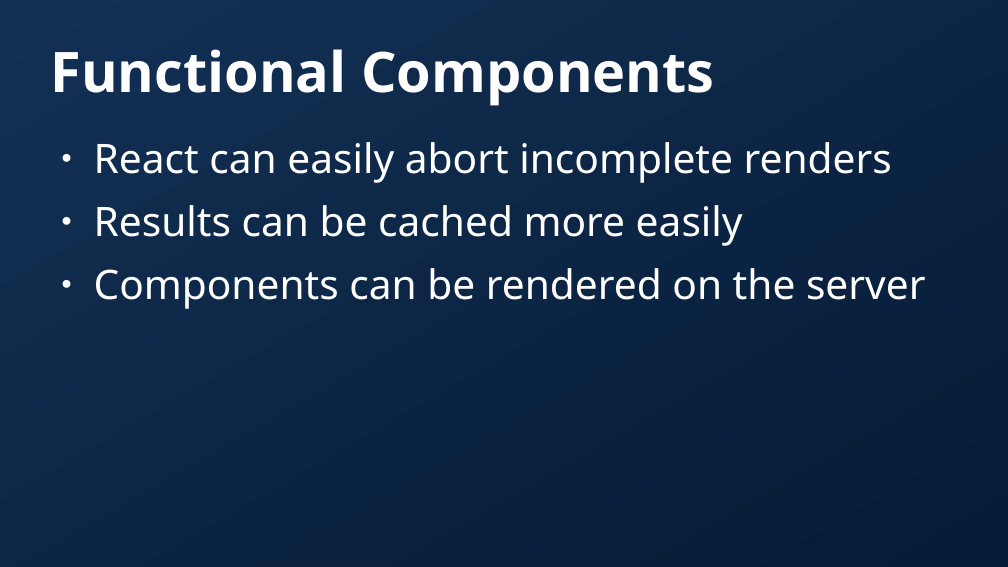
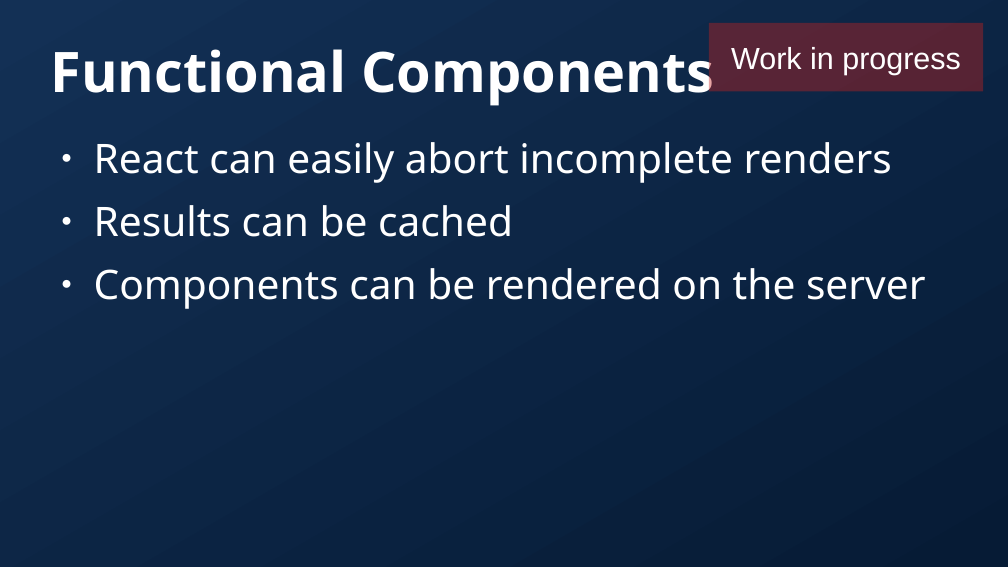
Before and after one commit to dytrws/dytrws, a slide deck: slide 42 of public/slides.odp (slide 41 before the commit). Drawn at 1008x567 pixels with LibreOffice and Linux fonts; fonts in the diff are those of the drawing; background and template pictures are left out. Boxes give left, top, right and bottom in pixels: in the first picture for what was removed or moved away, otherwise in the second. Text is boxed around its words. In the diff, an @@ line names an element or a change of style, - is before the commit and + after.

Commit message:
fixed typo in data, improved slides

```diff
--- a/public/slides.odp
+++ b/public/slides.odp
@@ rectangle added at [709,23,983,91], fill #C9211E at 40% opacity, 24 pt, text #FFFFFF @@
+Work in progress
@@ text at [94,205,513,237]: text changed @@
-● Results can be cached more easily
+● Results can be cached
```
Also in this commit, not shown: 28 other slides changed, 6 slides added, 4 slides removed, 2 other files.
